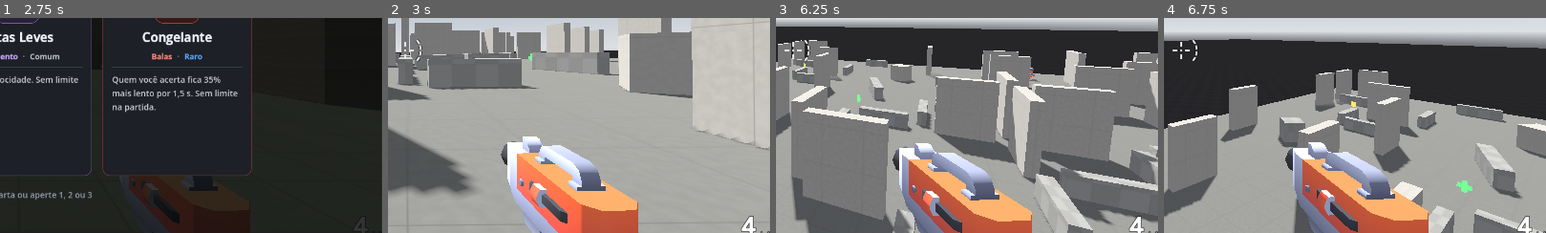
Above: before the commit, frames 1-4 (left to right).
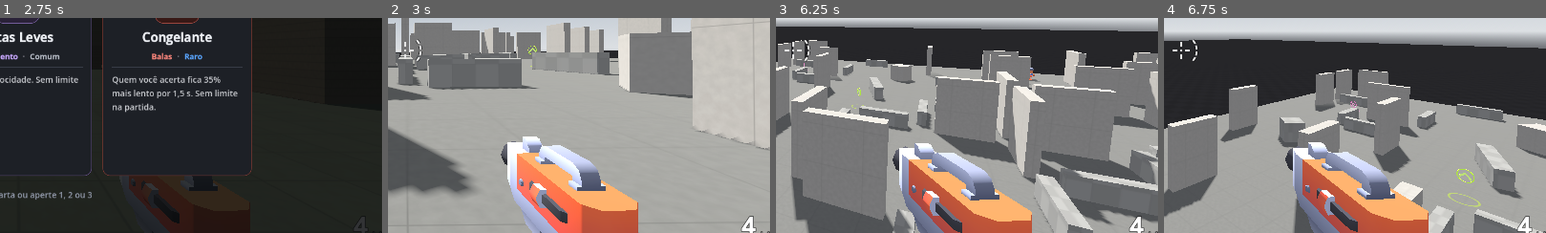
Above: after the commit, the same moments.

Repository: PedroRomeu/furor-prototipo
Game: Godot game, scene res://scenes/main_menu.tscn
Two runs of this game, one before a commit and one after it. Both use one fixed random seed, a clock stepped at 60 frames per second and the inputs below.
Inputs (mouse positions are % of the whole screen's width and height, from its top left):
- Up to frame 1 (2.75 s): click "JOGAR" at 0.5 s; click (68, 77) at 1.27 s; type "12" at 1.35 s; click "Começar treino" at 2 s
- Up to frame 2 (3 s): tap Enter (chat) at 2.75 s; move the mouse to (72, 45) at 2.77 s; hold D (move_right) from 2.78 s (still down); hold E (shield) from 2.78 s (still down); click (72, 45) at 2.92 s
- Up to frame 3 (6.25 s): tap Space (jump) at 3.02, 3.05, 3.32, 3.6, 3.77, 4.07, 4.55, 5.27, 5.57 s; move the mouse to (45, 50) at 3.52 s; release D (move_right) at 3.53 s; release E (shield) at 3.53 s; hold W (move_forward) from 3.53 s (still down); tap E (shield) at 3.8, 5.3 s; move the mouse to (52, 48) at 4.27 s; hold Enter (chat) 4.28-5.03 s; move the mouse to (49, 52) at 5.02 s; tap Ctrl (crouch) at 5.1 s; click (49, 52) at 5.17 s; move the mouse to (57, 51) at 5.77 s; hold Space (jump) from 5.78 s (still down); tap Q (master) at 5.85 s
- Up to frame 4 (6.75 s): keep holding W (move_forward); move the mouse to (42, 49) at 6.52 s; release Space (jump) at 6.53 s; tap Tab (scoreboard) at 6.6 s
The pictures show only the part of the screen within x 48-98%, y 42-92%; the shares and areas given below are measured in that part.

Frame 1 is identical in both runs. In frame 2, less than 0.1% of the frame differs, in the area x 36-39%, y 12-23%; in frame 3, less than 0.1%; in frame 4, 0.4%, in the area x 48-83%, y 38-88%.

Commit message:
New pickup models; the movement orb becomes Speed and Launch orbs
- Health: extruded cross. Armor: blue shield (armor is blue in the HUD too).
- Speed orb (pink >> in a ring, on the ground): +30% speed for 4 s, back in 15 s.
- Launch orb (green arrow in a ring, 1.5 m up in open spots): about 6 m up,
  keeps sideways momentum, refreshes dash, jumps and boots; back in 8 s.
- Ground ring marks where each item comes back.
- Meshes are generated once and shared.

Diff:
--- a/scripts/arena/arena.gd
+++ b/scripts/arena/arena.gd
@@ -349,13 +349,21 @@
 		high_spots.append(Vector3(spot.x, y + 0.25, spot.y))
 
 
-## Itens: nem todo mapa tem. O orbe de movimento flutua acima de um ponto alto (pega-se
-## no meio de um pulo; parado em cima o chão já devolveria tudo); a vida fica no chão.
-## Um de cada por jogador, nas cópias giradas. O colete é o mais raro.
+## Itens: nem todo mapa tem. Um de cada por jogador, nas cópias giradas.
+## Impulso (2026-10-06): flutua a 1,5 m num lugar aberto, para pegar andando ou num pulo
+## curto no meio da luta (o orbe de reset antigo ficava no alto das peças e quase ninguém
+## usava). Velocidade e vida ficam no chão; o colete é o mais raro.
 func _pickups() -> void:
-	if not high_spots.is_empty() and rng.randf() < 0.75:
-		var top: Vector3 = high_spots[rng.randi() % high_spots.size()]
-		_pickup_pair(top + Vector3.UP * 1.6, Pickup.Kind.MOVE)
+	if rng.randf() < 0.75:
+		var spot := _find_spot(1.4)
+		if spot != Vector2.INF:
+			_reserve(spot.x, spot.y, 1.4)
+			_pickup_pair(Vector3(spot.x, Pickup.LAUNCH_HEIGHT, spot.y), Pickup.Kind.LAUNCH)
+	if rng.randf() < 0.5:
+		var spot := _find_spot(1.2)
+		if spot != Vector2.INF:
+			_reserve(spot.x, spot.y, 1.2)
+			_pickup_pair(Vector3(spot.x, 0.8, spot.y), Pickup.Kind.SPEED)
 	if rng.randf() < 0.5:
 		var spot := _find_spot(1.2)
 		if spot != Vector2.INF:
--- a/scripts/arena/pickup.gd
+++ b/scripts/arena/pickup.gd
@@ -1,27 +1,34 @@
 class_name Pickup
 extends Area3D
 ## Item no mapa que some ao ser pego e volta depois de um tempo.
-## MOVE (orbe roxo, nos pontos altos): devolve os dashes no ar, zera a recarga do dash e
-## dá um pulo extra no ar. HEALTH (cruz verde, no chão): cura um pouco. ARMOR (colete
-## amarelo, raro): soma colete, que absorve dano antes da vida e não passa da rodada.
+## SPEED (círculo rosa com ">>", no chão): +30% de velocidade por 4 s.
+## LAUNCH (círculo verde com uma seta para cima, flutuando baixo): lança uns 6 m e devolve
+## dash, pulos e jato no ar (os dois substituíram o orbe de reset em 2026-10-06, ideia do
+## usuário: o antigo ficava no alto das peças e quase ninguém pegava).
+## HEALTH (cruz verde, no chão): cura um pouco. ARMOR (escudinho azul, raro): soma colete,
+## que absorve dano antes da vida e não passa da rodada.
 ##
 ## Em rede cada máquina só testa o próprio jogador; quem pega avisa os outros pela arena
 ## (sinal taken), e eles escondem o item. Se dois pegarem no mesmo instante, os dois levam.
 
 signal taken(index: int)
 
-enum Kind { MOVE, HEALTH, ARMOR }
-
-const RESPAWN := {Kind.MOVE: 6.0, Kind.HEALTH: 25.0, Kind.ARMOR: 30.0}
+enum Kind { LAUNCH, HEALTH, ARMOR, SPEED }
+
+const RESPAWN := {Kind.LAUNCH: 8.0, Kind.HEALTH: 25.0, Kind.ARMOR: 30.0, Kind.SPEED: 15.0}
 const HEAL := 30.0
 const ARMOR := 25.0
-const COLORS := {Kind.MOVE: Color(0.75, 0.6, 1.0), Kind.HEALTH: Color(0.35, 1.0, 0.45),
-	Kind.ARMOR: Color(1.0, 0.8, 0.3)}
-
-var kind := Kind.MOVE
+const LAUNCH_HEIGHT := 1.5   # Impulso: altura do centro acima do chão
+## Cores do usuário (2026-10-06): Velocidade rosa, Impulso verde (um verde-limão, para não
+## confundir com a cruz da vida), colete azul (o mesmo da HUD).
+const COLORS := {Kind.LAUNCH: Color(0.7, 1.0, 0.25), Kind.HEALTH: Color(0.35, 1.0, 0.45),
+	Kind.ARMOR: Color(0.3, 0.55, 1.0), Kind.SPEED: Color(1.0, 0.45, 0.75)}
+
+var kind := Kind.LAUNCH
 var index := 0
 var cooldown := 0.0
 var visual: Node3D
+var ground: MeshInstance3D   # anel no chão (vida e colete)
 var t := 0.0
 
 
@@ -37,36 +44,184 @@
 	visual = Node3D.new()
 	visual.physics_interpolation_mode = Node.PHYSICS_INTERPOLATION_MODE_OFF   # anima no _process
 	add_child(visual)
-	var mat := StandardMaterial3D.new()
-	mat.shading_mode = BaseMaterial3D.SHADING_MODE_UNSHADED
-	mat.albedo_color = COLORS[kind]
-	if kind == Kind.MOVE:
+	for mesh in _meshes(kind):
 		var mi := MeshInstance3D.new()
-		var mesh := SphereMesh.new()
-		mesh.radius = 0.32
-		mesh.height = 0.64
-		mesh.radial_segments = 8
-		mesh.rings = 4
-		mesh.material = mat
 		mi.mesh = mesh
+		mi.cast_shadow = GeometryInstance3D.SHADOW_CASTING_SETTING_OFF
 		visual.add_child(mi)
-	elif kind == Kind.ARMOR:
-		var mi := MeshInstance3D.new()
-		var mesh := BoxMesh.new()
-		mesh.size = Vector3(0.55, 0.65, 0.2)
-		mesh.material = mat
-		mi.mesh = mesh
-		visual.add_child(mi)
-	else:
-		for size in [Vector3(0.7, 0.22, 0.22), Vector3(0.22, 0.7, 0.22)]:
-			var mi := MeshInstance3D.new()
-			var mesh := BoxMesh.new()
-			mesh.size = size
-			mesh.material = mat
-			mi.mesh = mesh
-			visual.add_child(mi)
-	for mi in visual.get_children():
-		mi.cast_shadow = GeometryInstance3D.SHADOW_CASTING_SETTING_OFF
+	# Marca no chão (fica enquanto o item não volta, para saber onde ele aparece). Todos
+	# ficam a 0,8 m do chão, menos o Impulso, que flutua mais alto (marca mais abaixo).
+	ground = MeshInstance3D.new()
+	ground.mesh = _spot_mesh()
+	ground.material_override = _spot_material(kind)
+	ground.cast_shadow = GeometryInstance3D.SHADOW_CASTING_SETTING_OFF
+	ground.position.y = -0.77 if kind != Kind.LAUNCH else -LAUNCH_HEIGHT + 0.03
+	add_child(ground)
+
+
+# ---------------------------------------------------------------- modelos (2026-10-06)
+## Pedido do usuário: os antigos eram uma cruz de caixas, um "quadrado amarelo" e uma
+## bolinha que não dava para entender. Agora: cruz com volume (vida), escudinho (colete) e
+## duas setas para cima num anel (orbe de movimento, na cor do dash da HUD). As malhas são
+## geradas uma vez e as mesmas para todos os itens; poucos triângulos e sem sombra.
+
+static var _mesh_cache := {}
+static var _spot_cache: Mesh
+static var _spot_mats := {}
+
+
+static func _meshes(k: Kind) -> Array:
+	if _mesh_cache.has(k):
+		return _mesh_cache[k]
+	var color: Color = COLORS[k]
+	var out := []
+	match k:
+		Kind.HEALTH:
+			var cross := PackedVector2Array([Vector2(-0.12, 0.36), Vector2(0.12, 0.36), Vector2(0.12, 0.12),
+				Vector2(0.36, 0.12), Vector2(0.36, -0.12), Vector2(0.12, -0.12), Vector2(0.12, -0.36),
+				Vector2(-0.12, -0.36), Vector2(-0.12, -0.12), Vector2(-0.36, -0.12), Vector2(-0.36, 0.12),
+				Vector2(-0.12, 0.12)])
+			out.append(_extrude(cross, 0.2, _material(color)))
+		Kind.ARMOR:
+			var shield := _shield(0.62, 0.74)
+			out.append(_extrude(shield, 0.16, _material(color)))
+			# Emblema claro na frente e atrás: um escudo menor, um pouco saliente.
+			var inner := _shield(0.36, 0.44)
+			out.append(_extrude(inner, 0.22, _material(color.lerp(Color.WHITE, 0.55)), Vector2(0, 0.03)))
+		Kind.LAUNCH, Kind.SPEED:
+			# Velocidade: ">>" (duas setas deitadas); Impulso: uma seta para cima, maior.
+			var shape_xf := Transform2D(0.0, Vector2(1.25, 1.25), 0.0, Vector2(0, 0.06)) if k == Kind.LAUNCH \
+				else Transform2D(-PI / 2.0, Vector2.ZERO)
+			for dy in ([0.0] if k == Kind.LAUNCH else [-0.1, 0.12]):
+				var arrow := PackedVector2Array([Vector2(-0.24, dy - 0.08), Vector2(0.0, dy + 0.14),
+					Vector2(0.24, dy - 0.08), Vector2(0.24, dy - 0.2), Vector2(0.0, dy + 0.02), Vector2(-0.24, dy - 0.2)])
+				out.append(_extrude(shape_xf * arrow, 0.12, _material(color.lerp(Color.WHITE, 0.25))))
+			var ring := TorusMesh.new()
+			ring.inner_radius = 0.38
+			ring.outer_radius = 0.44
+			ring.rings = 20
+			ring.ring_segments = 6
+			ring.material = _material(color)
+			var holder := ArrayMesh.new()
+			holder.add_surface_from_arrays(Mesh.PRIMITIVE_TRIANGLES, ring.get_mesh_arrays())
+			holder.surface_set_material(0, ring.material)
+			# O toro nasce deitado; em pé, de frente para quem olha (gira junto com o item).
+			var arrays := holder.surface_get_arrays(0)
+			var turn := Basis(Vector3.RIGHT, PI / 2.0)
+			var v: PackedVector3Array = arrays[Mesh.ARRAY_VERTEX]
+			var n: PackedVector3Array = arrays[Mesh.ARRAY_NORMAL]
+			for i in v.size():
+				v[i] = turn * v[i]
+				n[i] = turn * n[i]
+			arrays[Mesh.ARRAY_VERTEX] = v
+			arrays[Mesh.ARRAY_NORMAL] = n
+			arrays[Mesh.ARRAY_TANGENT] = null
+			var torus := ArrayMesh.new()
+			torus.add_surface_from_arrays(Mesh.PRIMITIVE_TRIANGLES, arrays)
+			torus.surface_set_material(0, ring.material)
+			out.append(torus)
+	_mesh_cache[k] = out
+	return out
+
+
+## Material com luz (mostra o volume) e um pouco de brilho próprio, para ler de longe.
+static func _material(color: Color) -> StandardMaterial3D:
+	var m := StandardMaterial3D.new()
+	m.albedo_color = color
+	m.emission_enabled = true
+	m.emission = color
+	m.emission_energy_multiplier = 0.45
+	m.roughness = 0.6
+	return m
+
+
+## Polígono 2D (no plano XY) com espessura em Z: frente, verso e laterais.
+static func _extrude(poly: PackedVector2Array, depth: float, mat: Material, offset := Vector2.ZERO) -> ArrayMesh:
+	var st := SurfaceTool.new()
+	st.begin(Mesh.PRIMITIVE_TRIANGLES)
+	var tris := Geometry2D.triangulate_polygon(poly)
+	var h := depth / 2.0
+	for side in [1.0, -1.0]:
+		st.set_normal(Vector3(0, 0, side))
+		for i in range(0, tris.size(), 3):
+			var order := [0, 1, 2] if side < 0.0 else [0, 2, 1]
+			for o in order:
+				var p := poly[tris[i + o]] + offset
+				st.add_vertex(Vector3(p.x, p.y, h * side))
+	var clockwise := Geometry2D.is_polygon_clockwise(poly)
+	for i in poly.size():
+		var a := poly[i] + offset
+		var b := poly[(i + 1) % poly.size()] + offset
+		var edge := (b - a).normalized()
+		var out_dir := Vector3(edge.y, -edge.x, 0) * (-1.0 if clockwise else 1.0)
+		st.set_normal(out_dir)
+		var q := [Vector3(a.x, a.y, h), Vector3(b.x, b.y, h), Vector3(b.x, b.y, -h), Vector3(a.x, a.y, -h)]
+		if clockwise:
+			for idx in [0, 1, 2, 0, 2, 3]:
+				st.add_vertex(q[idx])
+		else:
+			for idx in [0, 2, 1, 0, 3, 2]:
+				st.add_vertex(q[idx])
+	st.set_material(mat)
+	return st.commit()
+
+
+## Contorno de escudo (largura w, altura h), centrado na origem.
+static func _shield(w: float, h: float) -> PackedVector2Array:
+	var pts := PackedVector2Array()
+	var hw := w / 2.0
+	var top := h / 2.0
+	pts.append(Vector2(-hw, top))
+	pts.append(Vector2(hw, top))
+	pts.append(Vector2(hw, top - h * 0.4))
+	for k in range(1, 8):
+		var t := k / 8.0
+		var a := Vector2(hw, top - h * 0.4)
+		var c := Vector2(hw, top - h * 0.8)
+		var b := Vector2(0, -top)
+		pts.append(a.lerp(c, t).lerp(c.lerp(b, t), t))
+	pts.append(Vector2(0, -top))
+	for k in range(1, 8):
+		var t := k / 8.0
+		var a := Vector2(0, -top)
+		var c := Vector2(-hw, top - h * 0.8)
+		var b := Vector2(-hw, top - h * 0.4)
+		pts.append(a.lerp(c, t).lerp(c.lerp(b, t), t))
+	pts.append(Vector2(-hw, top - h * 0.4))
+	return pts
+
+
+static func _spot_mesh() -> Mesh:
+	if _spot_cache == null:
+		var q := QuadMesh.new()
+		q.size = Vector2(1.6, 1.6)
+		q.orientation = PlaneMesh.FACE_Y
+		_spot_cache = q
+	return _spot_cache
+
+
+## Anel no chão desenhado por shader (um quadrado só, sem textura).
+static func _spot_material(k: Kind) -> ShaderMaterial:
+	if not _spot_mats.has(k):
+		var sh := Shader.new()
+		sh.code = """
+shader_type spatial;
+render_mode unshaded, blend_mix, depth_draw_never, cull_disabled, shadows_disabled;
+uniform vec4 color : source_color;
+void fragment() {
+	float d = length(UV - 0.5) * 2.0;
+	float ring = smoothstep(0.78, 0.84, d) * (1.0 - smoothstep(0.92, 0.98, d));
+	ALBEDO = color.rgb;
+	ALPHA = ring * color.a;
+}
+"""
+		var m := ShaderMaterial.new()
+		m.shader = sh
+		var c: Color = COLORS[k]
+		c.a = 0.55
+		m.set_shader_parameter("color", c)
+		_spot_mats[k] = m
+	return _spot_mats[k]
 
 
 func _physics_process(delta: float) -> void:
@@ -98,8 +253,10 @@
 		if p.armor >= Player.ARMOR_MAX:
 			return false
 		p.armor = minf(Player.ARMOR_MAX, p.armor + ARMOR)
+	elif kind == Kind.SPEED:
+		p.speed_boost()
 	else:
-		p.refresh_movement()
+		p.launch_up()
 	if p.is_human:
 		Sfx.ui(p, "pickup")
 	return true
--- a/scripts/player.gd
+++ b/scripts/player.gd
@@ -343,6 +343,12 @@
 const AMBUSH_COOLDOWN := 6.0
 const AMBUSH_DAMAGE := 0.4
 const AMBUSH_SPEED := 0.2
+## Orbes do mapa (2026-10-06, no lugar do orbe de reset; ideia do usuário, números meus,
+## aprovados): Velocidade dá +30% de velocidade por 4 s; Impulso lança uns 6 m para cima
+## (com GRAVITY_RISE 30) e devolve dash, pulos e jato no ar.
+const SPEED_ORB := 0.3
+const SPEED_ORB_TIME := 4.0
+const LAUNCH_ORB_SPEED := 19.0
 const AMBUSH_COLOR := Color(0.72, 0.4, 1.0)
 const SLAM_SPEED := 32.0
 const SLAM_MIN_HEIGHT := 2.5
@@ -573,6 +579,7 @@
 var swap_lock := 0.0      # Troca-Troca: não começa outra troca enquanto for maior que zero
 var swap_partner: Player = null
 var still_time := 0.0     # parado há quanto tempo (Camuflagem)
+var speed_orb_timer := 0.0   # orbe de Velocidade ligado por mais quanto tempo
 var ambush_timer := 0.0   # Emboscada ligada por mais quanto tempo (todas as máquinas, para o brilho)
 var ambush_cd := 0.0      # falta quanto para poder ganhar outra Emboscada (só a máquina dona)
 var ambush_mat: ShaderMaterial
@@ -1007,6 +1014,7 @@
 	swap_lock = 0.0
 	swap_partner = null
 	still_time = 0.0
+	speed_orb_timer = 0.0
 	ambush_timer = 0.0
 	ambush_cd = 0.0
 	_restore_overlay()
@@ -1436,6 +1444,7 @@
 	shield_cd = maxf(0.0, shield_cd - delta)
 	dash_cd = maxf(0.0, dash_cd - delta)
 	master_cd = maxf(0.0, master_cd - delta)
+	speed_orb_timer = maxf(0.0, speed_orb_timer - delta)
 	if bazooka_timer > 0.0:
 		bazooka_timer -= delta
 		if bazooka_timer <= 0.0 or (rockets_left <= 0 and fire_timer <= 0.0):
@@ -1525,6 +1534,8 @@
 		speed *= 1.0 + stats["bloodlust"]
 	if ambush_timer > 0.0:
 		speed *= 1.0 + AMBUSH_SPEED
+	if speed_orb_timer > 0.0:
+		speed *= 1.0 + SPEED_ORB
 	if scoping:
 		speed *= SCOPE_SPEED
 	if shrink_timer > 0.0:
@@ -1881,7 +1892,24 @@
 	dash_cd = 0.0
 	jumps_left = maxi(jumps_left, maxi(int(stats["extra_jumps"]), 1))
 	wall_jumps_left = stats["wall_jumps"]
-	Effects.burst(get_parent(), chest(), 1.0, Pickup.COLORS[Pickup.Kind.MOVE], 0.2)
+	Effects.burst(get_parent(), chest(), 1.0, Pickup.COLORS[Pickup.Kind.LAUNCH], 0.2)
+
+
+## Orbe de Velocidade: +SPEED_ORB de velocidade por SPEED_ORB_TIME segundos.
+func speed_boost() -> void:
+	speed_orb_timer = SPEED_ORB_TIME
+	Effects.burst(get_parent(), chest(), 1.0, Pickup.COLORS[Pickup.Kind.SPEED], 0.2)
+
+
+## Orbe de Impulso: para cima sem perder o embalo de lado, e o movimento no ar renovado.
+func launch_up() -> void:
+	if not is_local:
+		return
+	refresh_movement()
+	velocity.y = maxf(velocity.y, LAUNCH_ORB_SPEED)
+	jump_rising = false
+	coyote = 0.0
+	sliding = false
 
 
 func is_dodging() -> bool:
--- a/scripts/ui/hud.gd
+++ b/scripts/ui/hud.gd
@@ -670,6 +670,8 @@
 		items.append(["INVISÍVEL", Color(0.75, 0.6, 1.0)])
 	if me.ambush_timer > 0.0:
 		items.append(["EMBOSCADA %.1f" % me.ambush_timer, Color(0.8, 0.55, 1.0)])
+	if me.speed_orb_timer > 0.0:
+		items.append(["VELOCIDADE +%d%%  %.1f" % [roundi(Player.SPEED_ORB * 100.0), me.speed_orb_timer], Pickup.COLORS[Pickup.Kind.SPEED]])
 	if me.shrink_timer > 0.0:
 		items.append(["FORMIGA %.1f  ·  [%s] volta" % [me.shrink_timer, GameState.key_text("master")], Color(0.78, 0.64, 1.0)])
 	if me.air_bonus() > 0.0:
--- a/scripts/ui/vitals.gd
+++ b/scripts/ui/vitals.gd
@@ -25,7 +25,7 @@
 const LOW := 0.3              # abaixo disso a barra fica vermelha e pulsa
 const SHIELD_COLOR := Color(0.4, 0.88, 1.0)
 const DASH_COLOR := Color(0.78, 0.64, 1.0)
-const ARMOR_COLOR := Color(1.0, 0.8, 0.3)
+const ARMOR_COLOR := Color(0.3, 0.55, 1.0)   # a mesma do item (Pickup.COLORS)
 const HEAL_COLOR := Color(0.45, 0.9, 0.55)
 const SHADOW := Color(0, 0, 0, 0.45)
 
